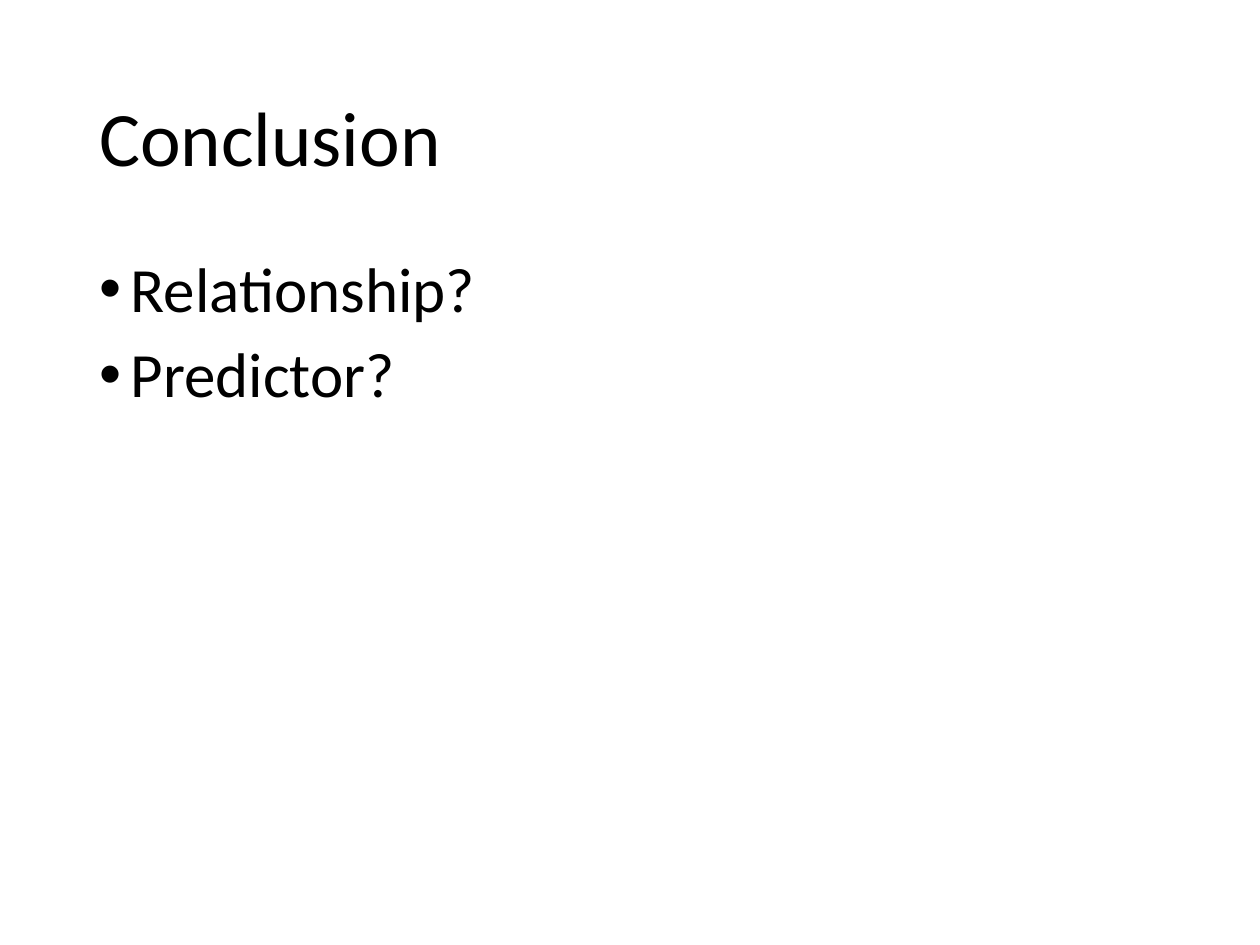
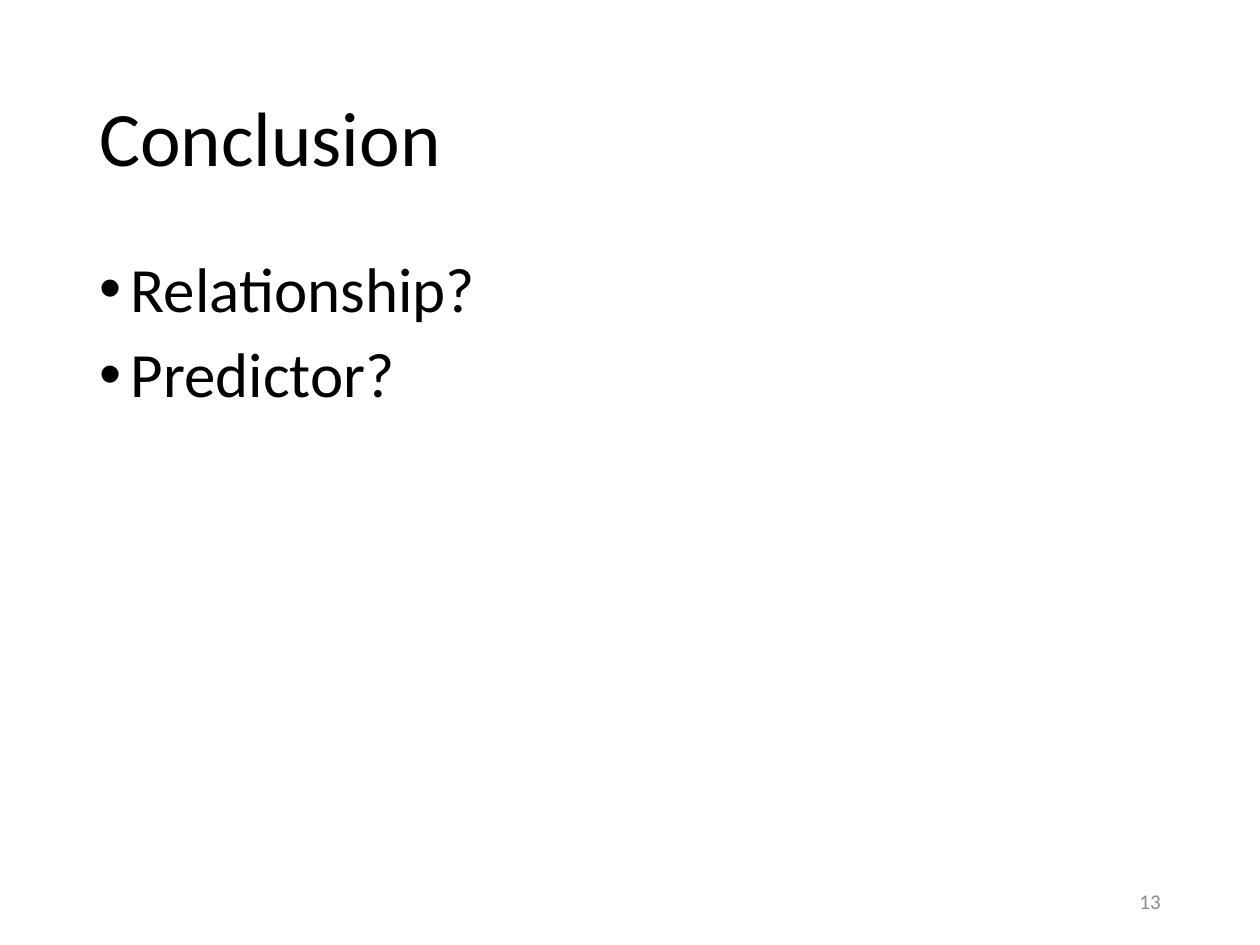
Before and after one commit to dwdii/DataAcqMgmt, a slide deck: slide 13 of FinalProject/FinalProject-Dittenhafer-USBirthsAnalysis.pptx (slide 12 before the commit). Drawn at 1260x945 pixels with LibreOffice and Linux fonts; fonts in the diff are those of the drawing; background and template pictures are left out. Boxes give left, top, right and bottom in pixels: in the first picture for what was removed or moved away, otherwise in the second. Text is boxed around its words. In the diff, an @@ line names an element or a change of style, - is before the commit and + after.

```diff
--- a/FinalProject/FinalProject-Dittenhafer-USBirthsAnalysis.pptx
+++ b/FinalProject/FinalProject-Dittenhafer-USBirthsAnalysis.pptx
@@ page number added at [1139,895,1160,909], 12 pt, text #8C8C8C @@
+13
```
Also in this commit, not shown: 12 other slides changed, 1 slide added.
